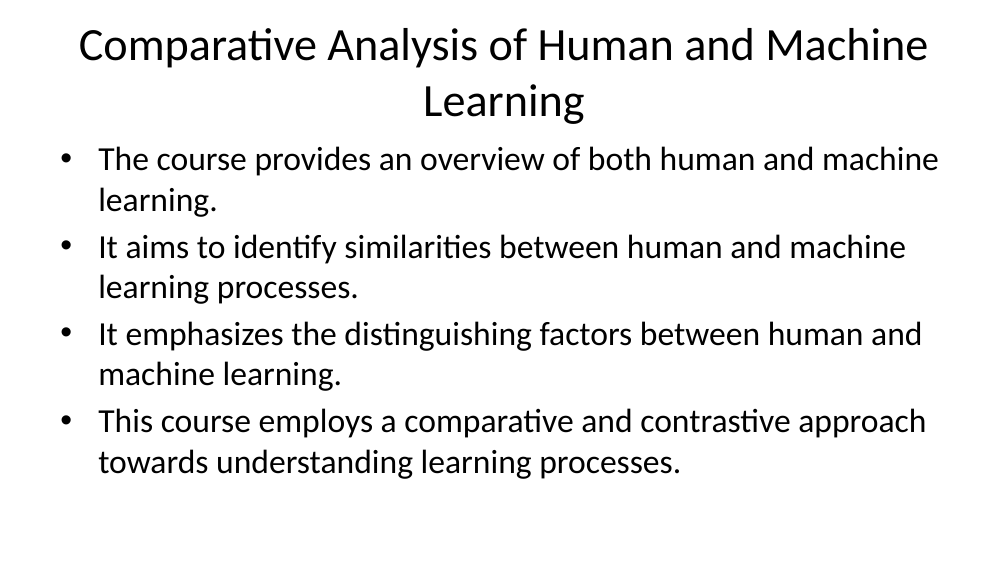
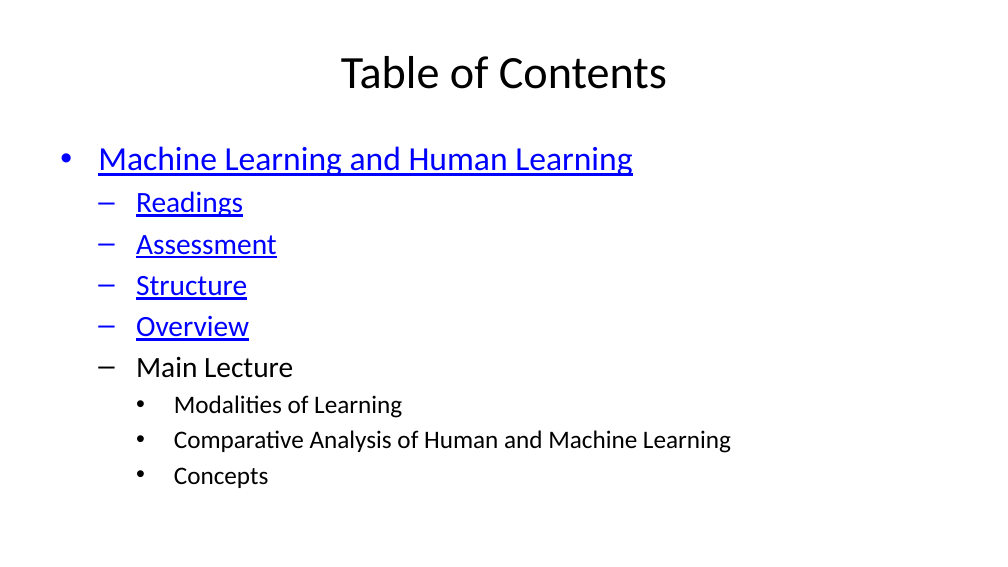
Before and after one commit to liammagee/night-owl, a slide deck: slide 2 of lectures/lecture-1.pptx (slide 3 before the commit). Drawn at 1008x567 pixels with LibreOffice and Linux fonts; fonts in the diff are those of the drawing. Boxes give left, top, right and bottom in pixels: in the first picture for what was removed or moved away, otherwise in the second. Text is boxed around its words. In the diff, an @@ line names an element or a change of style, - is before the commit and + after.

```diff
--- a/lectures/lecture-1.pptx
+++ b/lectures/lecture-1.pptx
@@ title at (341, 56, 667, 89): text changed @@
-Comparative Analysis of Human and Machine Learning
+Table of Contents
@@ text at (98, 146, 731, 488): text changed; size 24 to 18 pt @@
-• The course provides an overview of both human and machine learning.
-• It aims to identify similarities between human and machine learning processes.
-• It emphasizes the distinguishing factors between human and machine learning.
-• This course employs a comparative and contrastive approach towards understanding learning processes.
+• Machine Learning and Human Learning
+  – Readings
+  – Assessment
+  – Structure
+  – Overview
+  – Main Lecture
+    • Modalities of Learning
+    • Comparative Analysis of Human and Machine Learning
+    • Concepts
```
Also in this commit, not shown: 9 other slides changed, 5 slides added, 3 slides removed, 12 other files.
